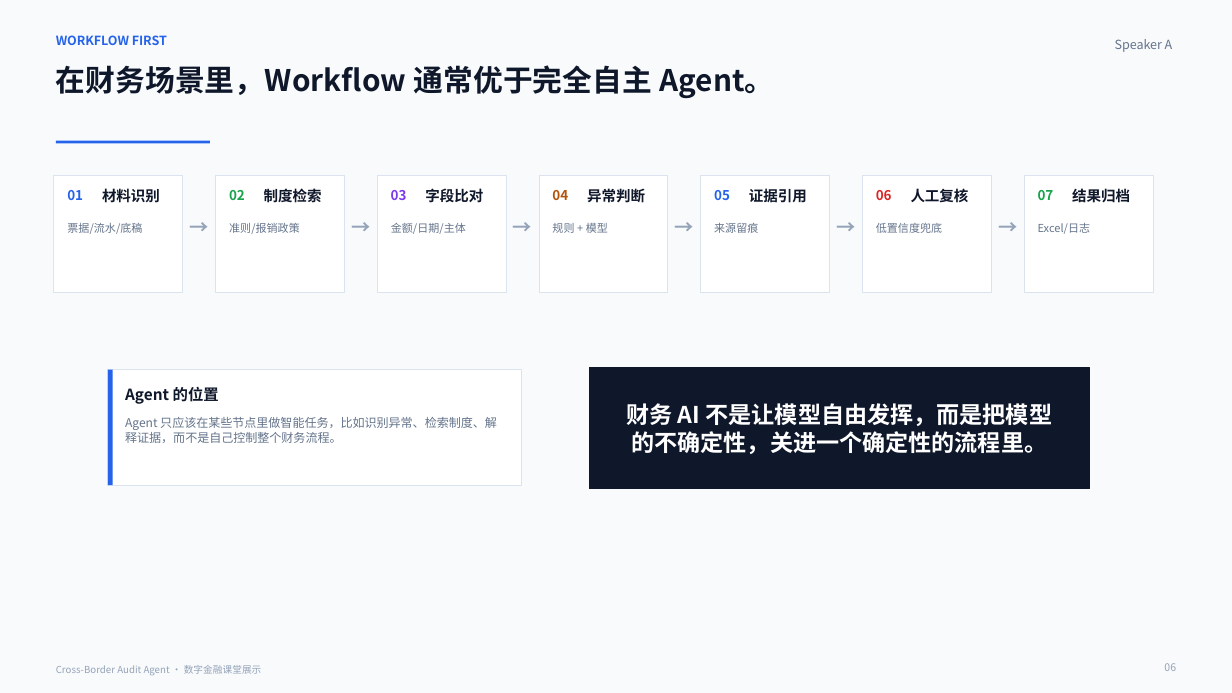
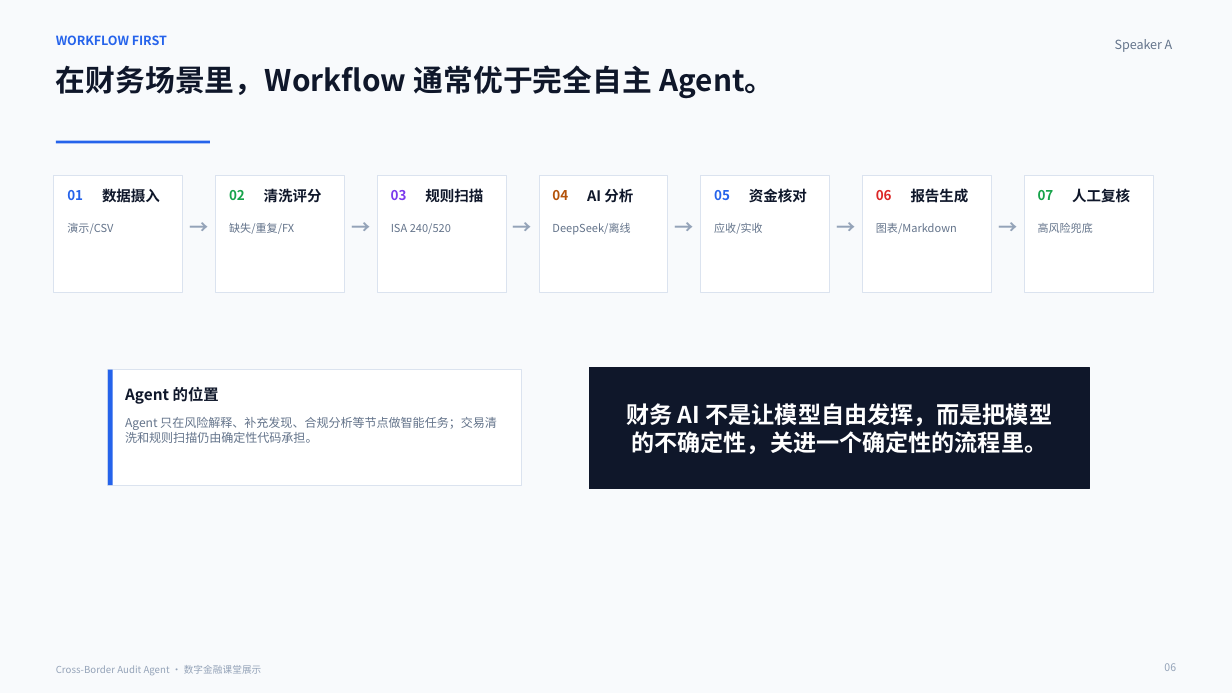
Before and after one commit to wangzichang224-design/cross_border_audit_agent, a slide deck: slide 6 of deliverables/cross-border-audit-agent-class-demo.pptx. Drawn at 1232x693 pixels with LibreOffice and Linux fonts; fonts in the diff are those of the drawing. Boxes give left, top, right and bottom in pixels: in the first picture for what was removed or moved away, otherwise in the second. Text is boxed around its words. In the diff, an @@ line names an element or a change of style, - is before the commit and + after.

```diff
--- a/deliverables/cross-border-audit-agent-class-demo.pptx
+++ b/deliverables/cross-border-audit-agent-class-demo.pptx
@@ text at (x1=102, y1=188, x2=160, y2=202): text changed @@
-材料识别
+数据摄入
@@ text at (x1=264, y1=188, x2=322, y2=203): text changed @@
-制度检索
+清洗评分
@@ text at (x1=425, y1=186, x2=483, y2=205): text changed @@
-字段比对
+规则扫描
@@ text at (x1=587, y1=188, x2=633, y2=203): text changed @@
-异常判断
+AI 分析
@@ text at (x1=749, y1=188, x2=807, y2=203): text changed @@
-证据引用
+资金核对
@@ text added at (x1=911, y1=188, x2=969, y2=203), 11.2 pt, text #0F172A, bold @@
+报告生成
@@ text "人工复核" moved from (x1=911, y1=188, x2=969, y2=203) to (x1=1072, y1=188, x2=1130, y2=203) @@
@@ text removed at (x1=1072, y1=186, x2=1130, y2=205) @@
-结果归档
@@ text at (x1=67, y1=223, x2=113, y2=234): text changed @@
-票据/流水/底稿
+演示/CSV
@@ text at (x1=229, y1=223, x2=294, y2=234): text changed @@
-准则/报销政策
+缺失/重复/FX
@@ text at (x1=391, y1=223, x2=451, y2=234): text changed @@
-金额/日期/主体
+ISA 240/520
@@ text at (x1=552, y1=223, x2=630, y2=235): text changed @@
-规则 + 模型
+DeepSeek/离线
@@ text at (x1=714, y1=223, x2=763, y2=234): text changed @@
-来源留痕
+应收/实收
@@ text at (x1=876, y1=223, x2=957, y2=234): text changed @@
-低置信度兜底
+图表/Markdown
@@ text at (x1=1038, y1=223, x2=1093, y2=233): text changed @@
-Excel/日志
+高风险兜底
@@ text at (x1=125, y1=417, x2=497, y2=443): text changed @@
-Agent 只应该在某些节点里做智能任务，比如识别异常、检索制度、解释证据，而不是自己控制整个财务流程。
+Agent 只在风险解释、补充发现、合规分析等节点做智能任务；交易清洗和规则扫描仍由确定性代码承担。
```
Also in this commit, not shown: 8 other slides changed, 13 other files.
